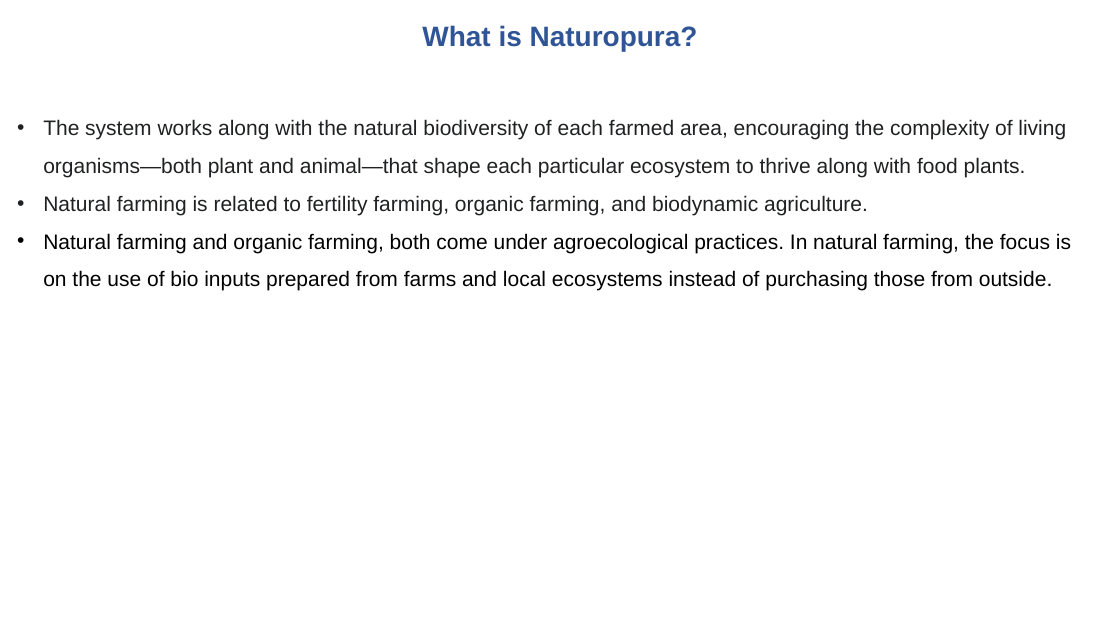
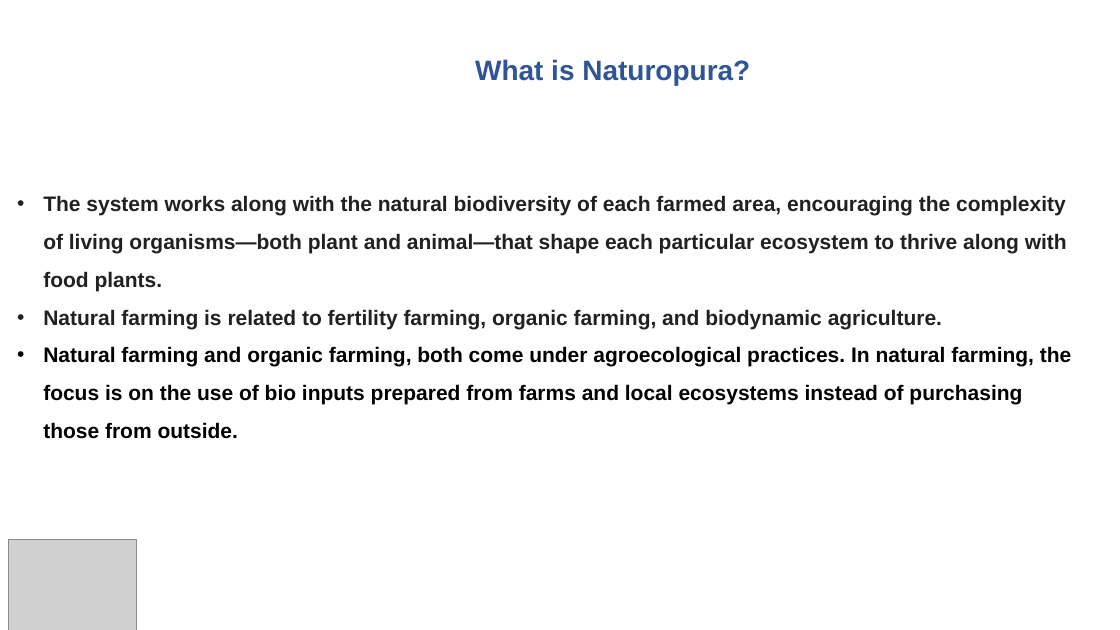
Before and after one commit to tusarmohapatra/NaturopuraV1, a slide deck: slide 3 of Naturepura Pitchdeck.pptx. Drawn at 1120x630 pixels with LibreOffice and Linux fonts; fonts in the diff are those of the drawing; grey boxes stand for pictures; background and template pictures are left out. Boxes give left, top, right and bottom in pixels: in the first picture for what was removed or moved away, otherwise in the second. Text is boxed around its words. In the diff, an @@ line names an element or a change of style, - is before the commit and + after.

```diff
--- a/Naturepura Pitchdeck.pptx
+++ b/Naturepura Pitchdeck.pptx
@@ text "What is Naturopura?": place and size @@
-text "What is Naturopura?" at box(422, 25, 698, 51)
+text "What is Naturopura?" at box(475, 59, 750, 85)
@@ text "The system works along with ...": place and size @@
-text "The system works along with ..." at box(43, 119, 1071, 291)
+text "The system works along with ..." at box(43, 195, 1071, 439)
@@ text "The system works along with ..." at box(43, 195, 1071, 439): bold on @@
@@ picture added at box(8, 539, 136, 630) @@
```
Also in this commit, not shown: 17 other slides changed, 1 slide added, 1 slide removed.
